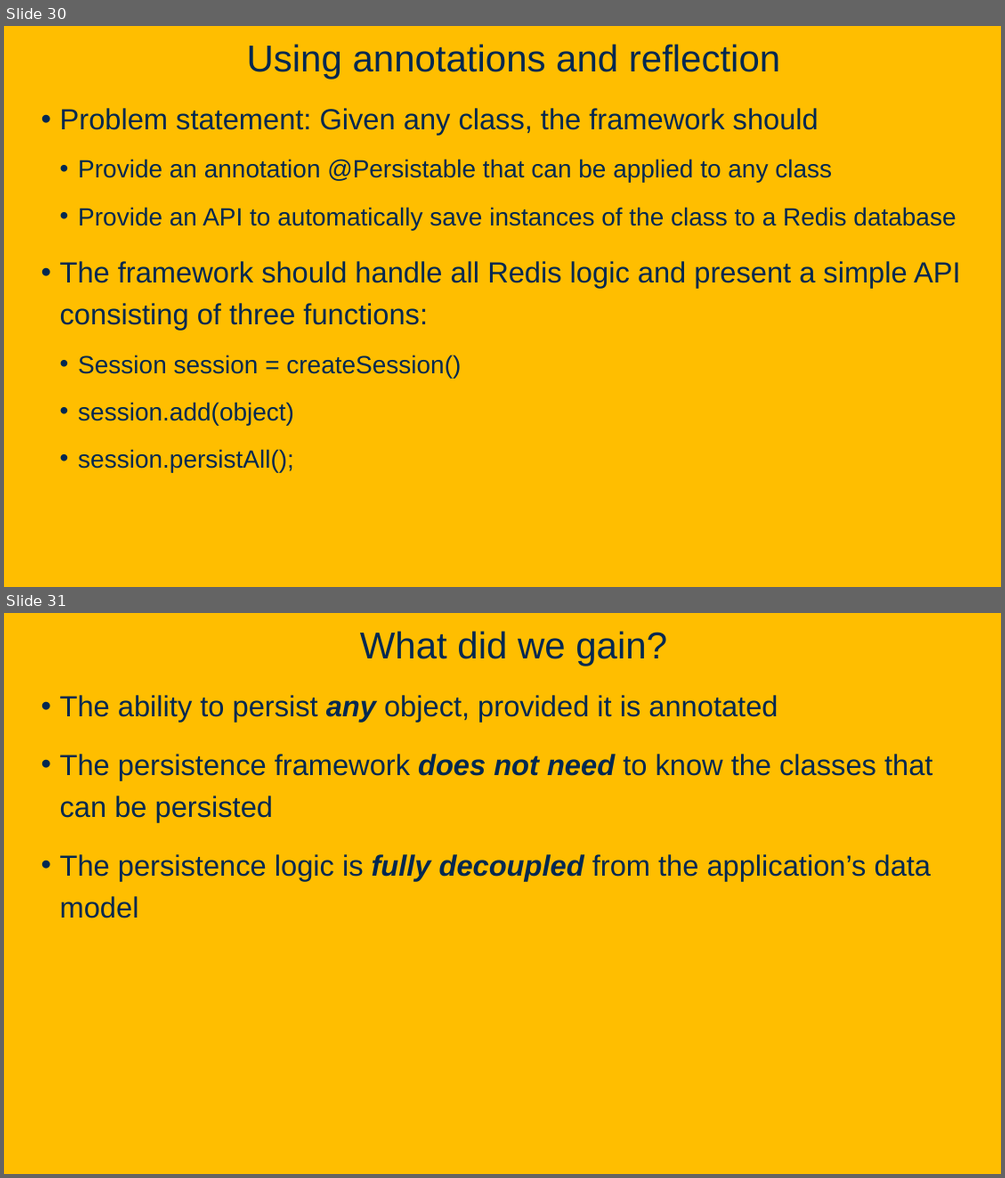
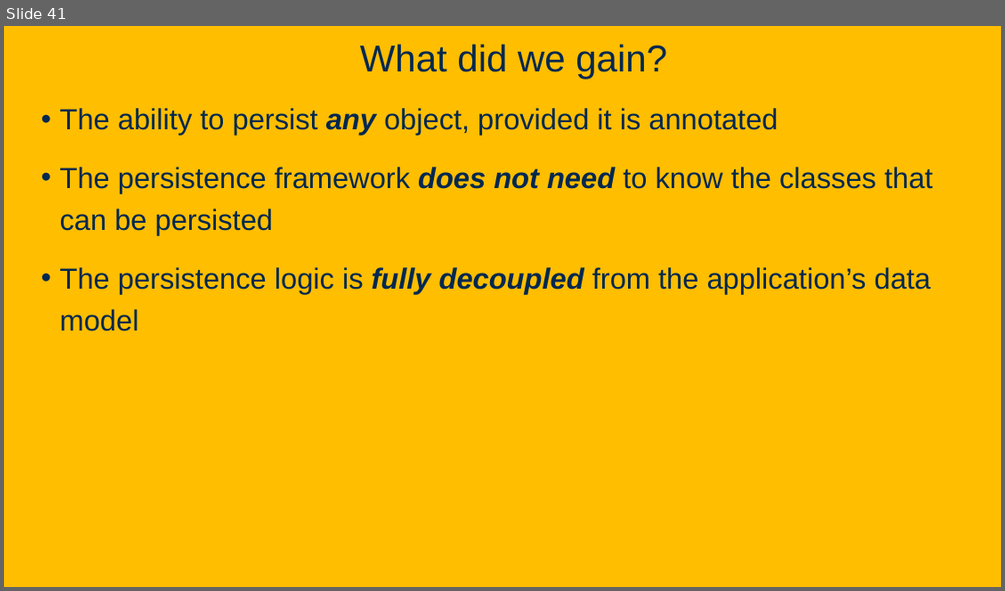
Before and after one commit to davsec-teaching/ECS160-Winter2025, a slide deck: slides/5_annotations_and_reflection.pptx. Shown one above the other, each under a label of ours: slides 30 and 31 before the commit, slide 41 after it. The pictures are 1005x1178 and 1005x591 pixels, drawn with LibreOffice and Linux fonts; fonts in the diff are those of the drawing; background and template pictures are left out. Boxes give left, top, right and bottom in pixels: in the first picture for what was removed or moved away, otherwise in the second. Text is boxed around its words. In the diff, an @@ line names an element or a change of style, - is before the commit and + after.

Commit message:
Updated reflection and annotations slides

```diff
--- a/slides/5_annotations_and_reflection.pptx
+++ b/slides/5_annotations_and_reflection.pptx
@@ slide 30 removed at bbox=[4, 26, 1001, 587], background picture (left out) @@
@@ title removed at bbox=[247, 44, 780, 79] @@
-Using annotations and reflection
@@ text removed at bbox=[60, 108, 961, 472] @@
-• Problem statement: Given any class, the framework should
-  • Provide an annotation @Persistable that can be applied to any class
-  • Provide an API to automatically save instances of the class to a Redis database
-• The framework should handle all Redis logic and present a simple API consisting of three functions:
-  • Session session = createSession()
-  • session.add(object)
-  • session.persistAll();
@@ what was slide 31 is now slide 41 @@
```
Also in this commit, not shown: 8 slides changed, 15 slides added, 3 other slides removed.
